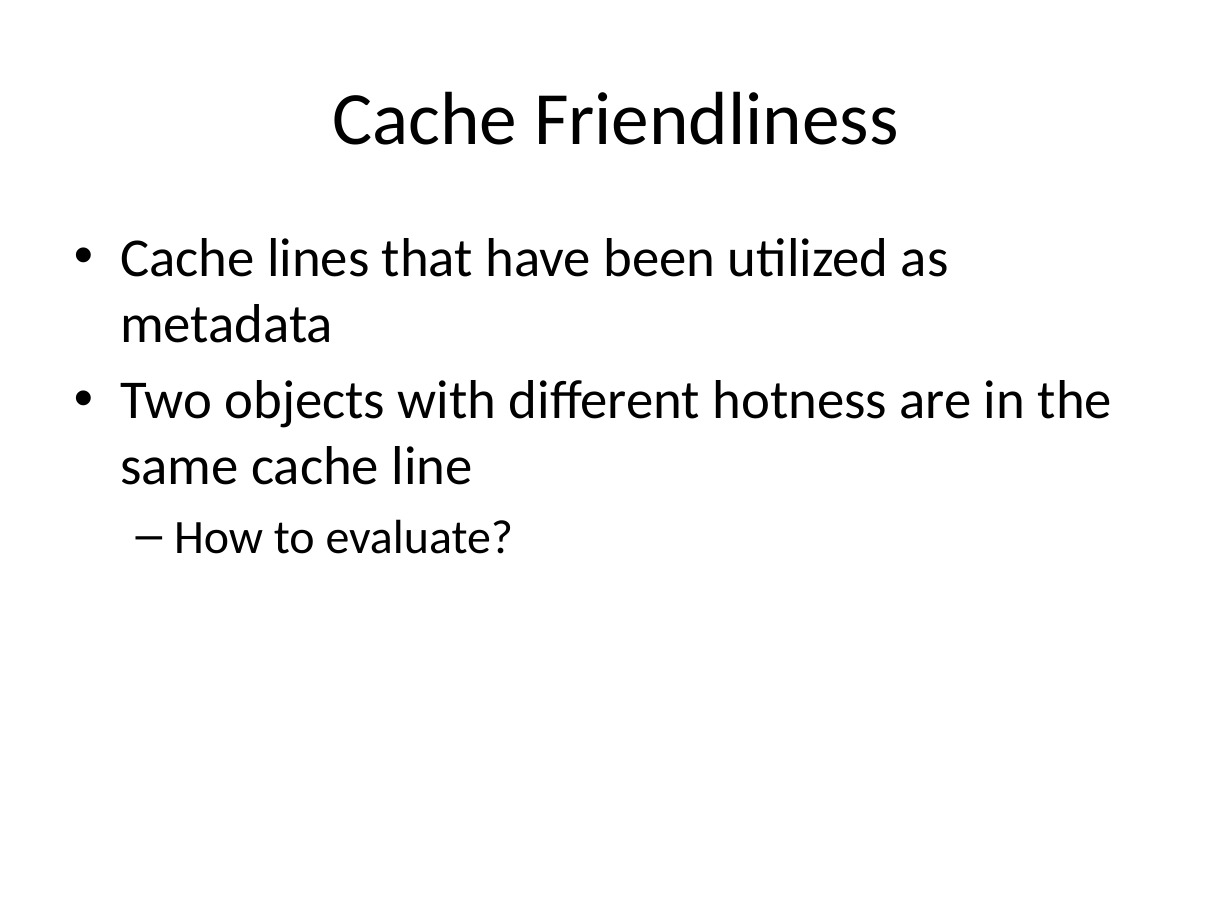
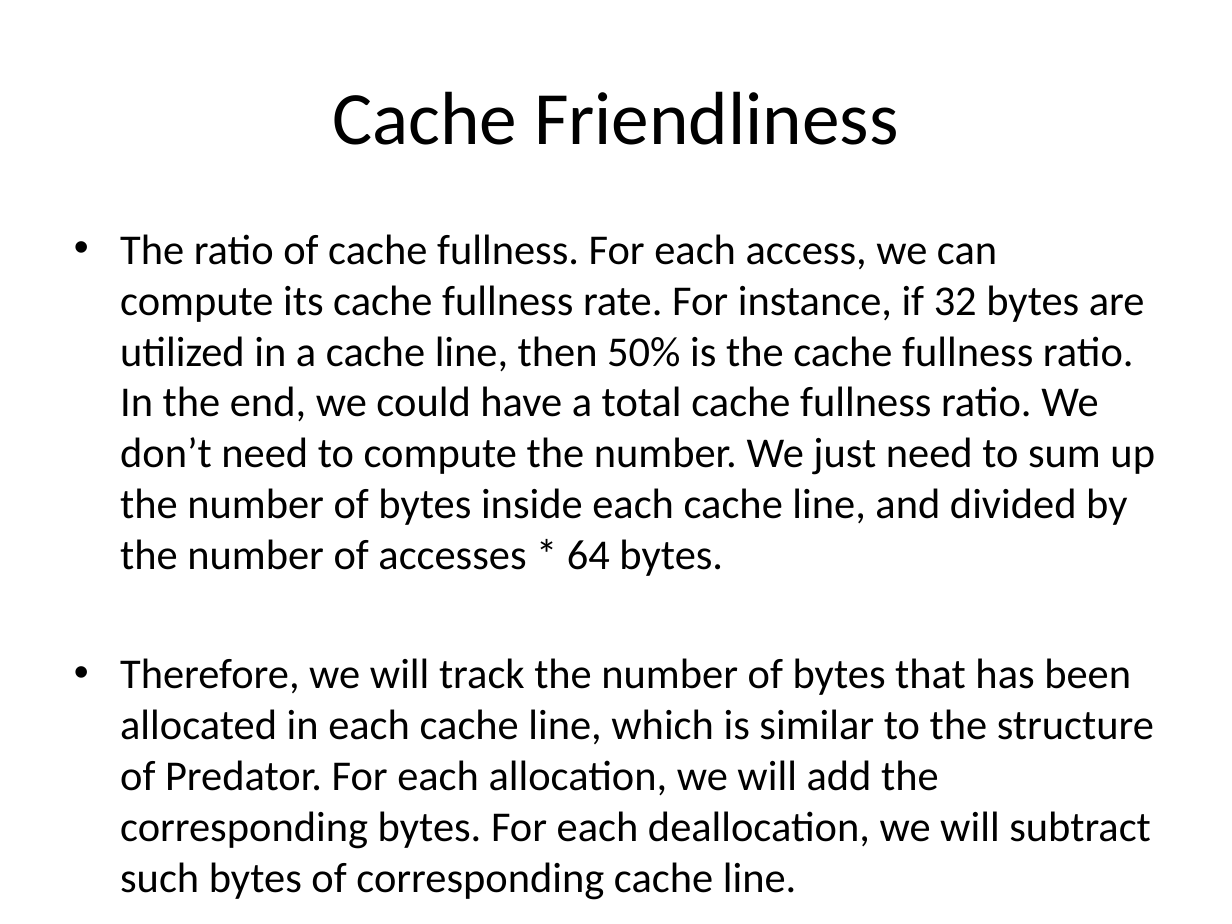
Before and after one commit to UTSASRG/MemPerf-Pro, a slide deck: slide 10 of AllocatorProfiler.pptx. Drawn at 1232x924 pixels with LibreOffice and Linux fonts; fonts in the diff are those of the drawing. Boxes give left, top, right and bottom in pixels: in the first picture for what was removed or moved away, otherwise in the second. Text is boxed around its words. In the diff, an @@ line names an element or a change of style, - is before the commit and + after.

```diff
--- a/AllocatorProfiler.pptx
+++ b/AllocatorProfiler.pptx
@@ text at (120,234,1155,849): text changed; size 32 to 24.8 pt @@
-• Cache lines that have been utilized as metadata
-• Two objects with different hotness are in the same cache line
-  – How to evaluate?
+• The ratio of cache fullness. For each access, we can compute its cache fullness rate. For instance, if 32 bytes are utilized in a cache line, then 50% is the cache fullness ratio. In the end, we could have a total cache fullness ratio. We don’t need to compute the number. We just need to sum up the number of bytes inside each cache line, and divided by the number of accesses * 64 bytes.
+• Therefore, we will track the number of bytes that has been allocated in each cache line, which is similar to the structure of Predator. For each allocation, we will add the corresponding bytes. For each deallocation, we will subtract such bytes of corresponding cache line.
```
Also in this commit, not shown: 2 other slides changed, 3 slides added.
